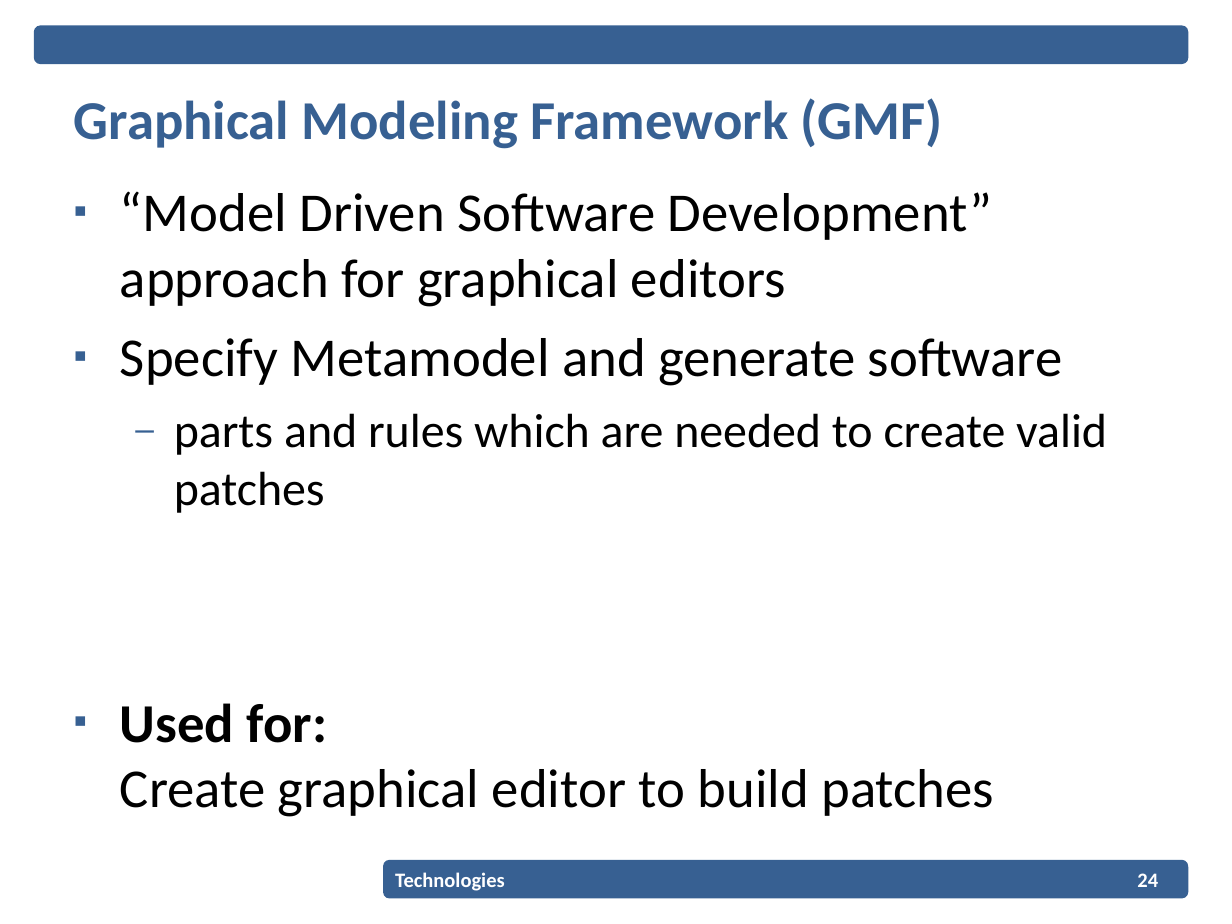
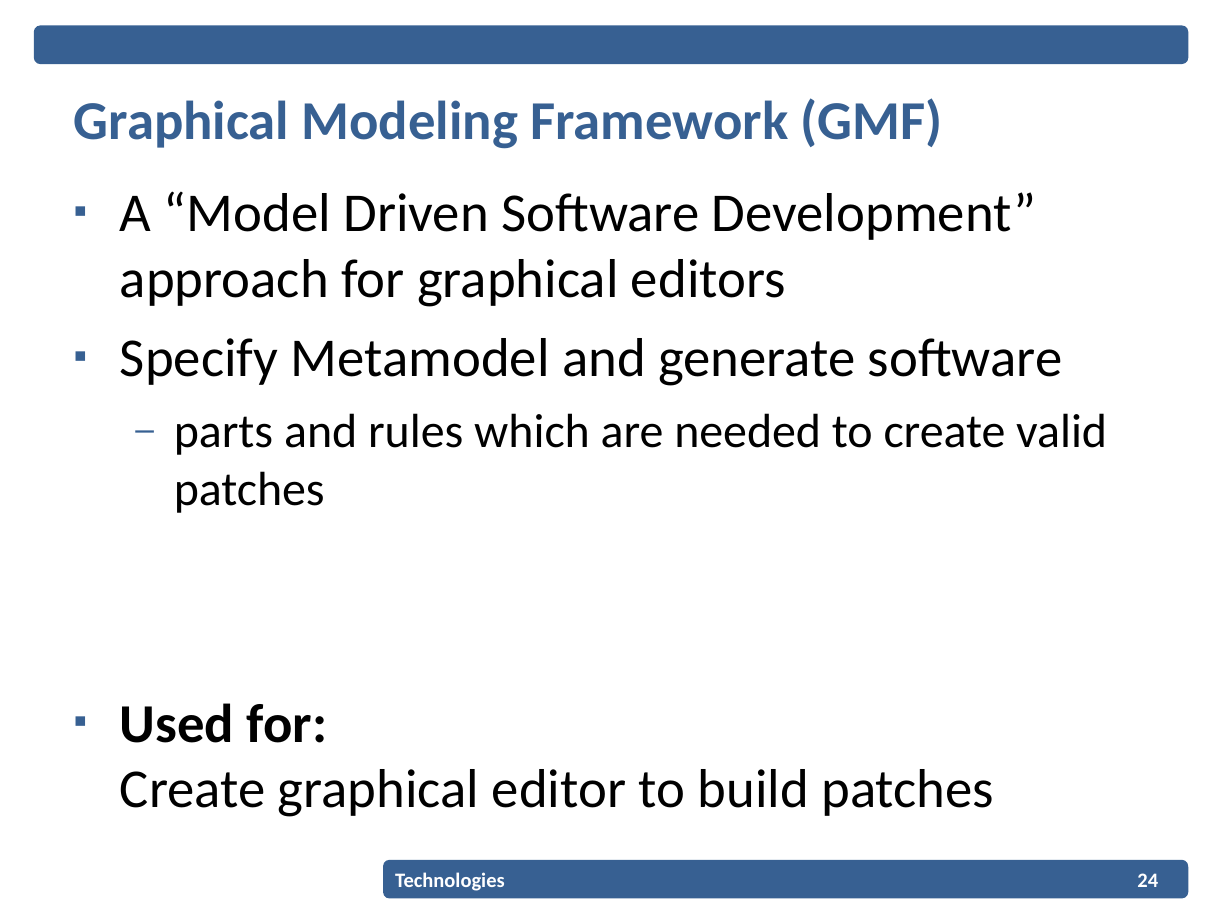
Before and after one commit to EPiCS/soundgates, a slide deck: slide 24 of documents/projectplan-presentation/Projectplan_Presentation.ppt. Drawn at 1232x924 pixels with LibreOffice and Linux fonts; fonts in the diff are those of the drawing; background and template pictures are left out. Boxes give left, top, right and bottom in pixels: in the first picture for what was removed or moved away, otherwise in the second. Text is boxed around its words. In the diff, an @@ line names an element or a change of style, - is before the commit and + after.

```diff
--- a/documents/projectplan-presentation/Projectplan_Presentation.ppt
+++ b/documents/projectplan-presentation/Projectplan_Presentation.ppt
@@ text at [120, 191, 1037, 307]: text changed @@
-▪ “Model Driven Software Development” approach for graphical editors
+▪ A “Model Driven Software Development” approach for graphical editors
```
Also in this commit, not shown: 4 other slides changed, 1 other file.
